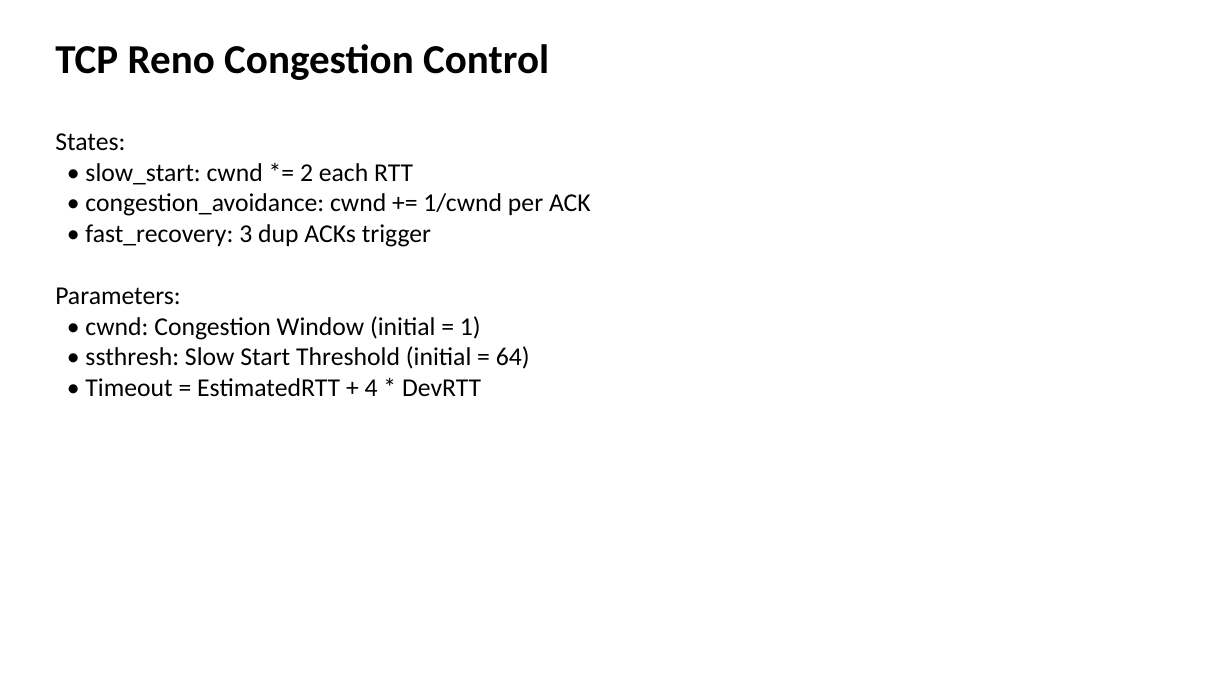
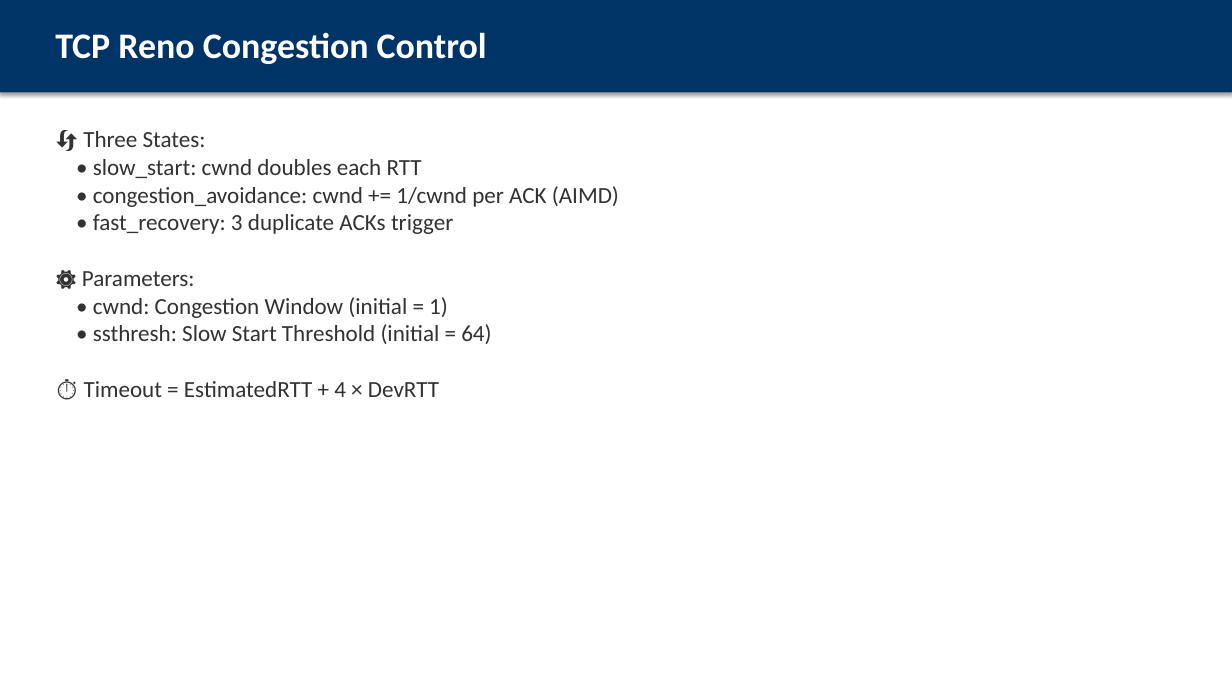
Before and after one commit to wuzhi456/cn_proj, a slide deck: slide 5 of presentation.pptx. Drawn at 1232x693 pixels with LibreOffice and Linux fonts; fonts in the diff are those of the drawing. Boxes give left, top, right and bottom in pixels: in the first picture for what was removed or moved away, otherwise in the second. Text is boxed around its words. In the diff, an @@ line names an element or a change of style, - is before the commit and + after.

```diff
--- a/presentation.pptx
+++ b/presentation.pptx
@@ rectangle added at box(0, 0, 1232, 92), fill #003366 @@
@@ text "TCP Reno Congestion Control": place and size @@
-text "TCP Reno Congestion Control" at box(55, 44, 549, 80)
+text "TCP Reno Congestion Control" at box(55, 32, 487, 64)
@@ text "TCP Reno Congestion Control" at box(55, 32, 487, 64): size 32 to 28 pt, text colour #000000 to #FFFFFF @@
@@ text at box(82, 131, 619, 286): text changed; size 20 to 18 pt; text colour #000000 to #323232 @@
-States:
-• slow_start: cwnd *= 2 each RTT
-• congestion_avoidance: cwnd += 1/cwnd per ACK
-• fast_recovery: 3 dup ACKs trigger
-Parameters:
+🔄 Three States:
+• slow_start: cwnd doubles each RTT
+• congestion_avoidance: cwnd += 1/cwnd per ACK (AIMD)
+• fast_recovery: 3 duplicate ACKs trigger
+⚙️ Parameters:
@@ text at box(93, 297, 491, 344): size 20 to 18 pt, text colour #000000 to #323232 in "• cwnd: Congestion Window (initial = 1)", "• ssthresh: Slow Start Threshold (initial = ..." @@
@@ text at box(84, 381, 439, 397): text changed; size 20 to 18 pt; text colour #000000 to #323232 @@
-• Timeout = EstimatedRTT + 4 * DevRTT
+⏱️ Timeout = EstimatedRTT + 4 × DevRTT
```
Also in this commit, not shown: 9 other slides changed, 6 slides added, 5 slides removed.
